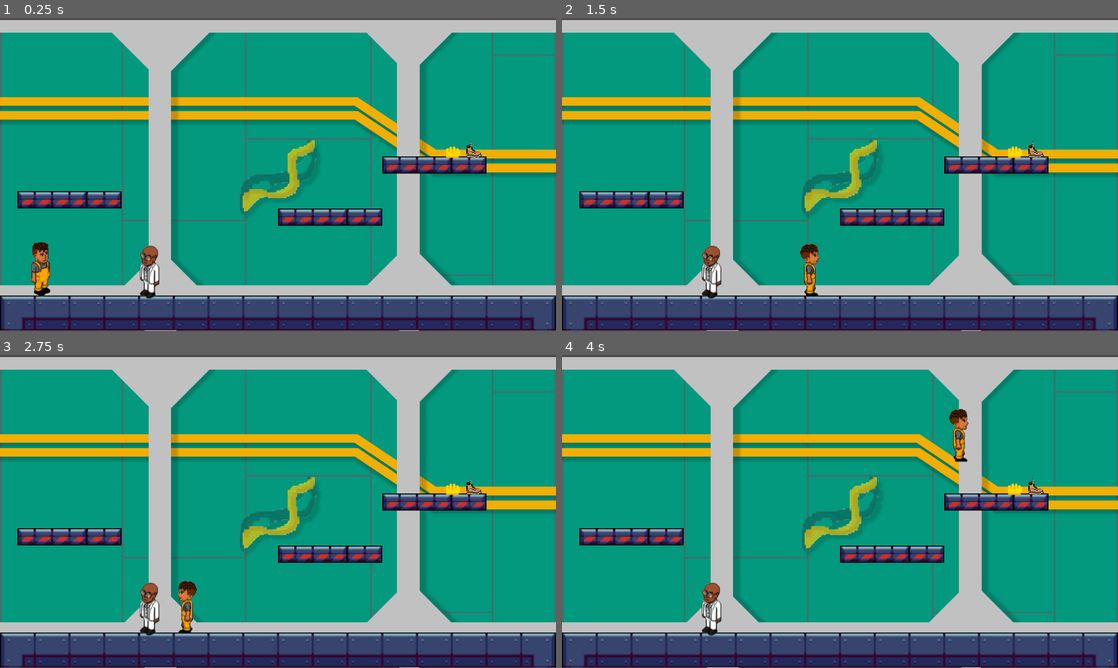
Above: before the commit, frames 1-4 (two rows, left to right).
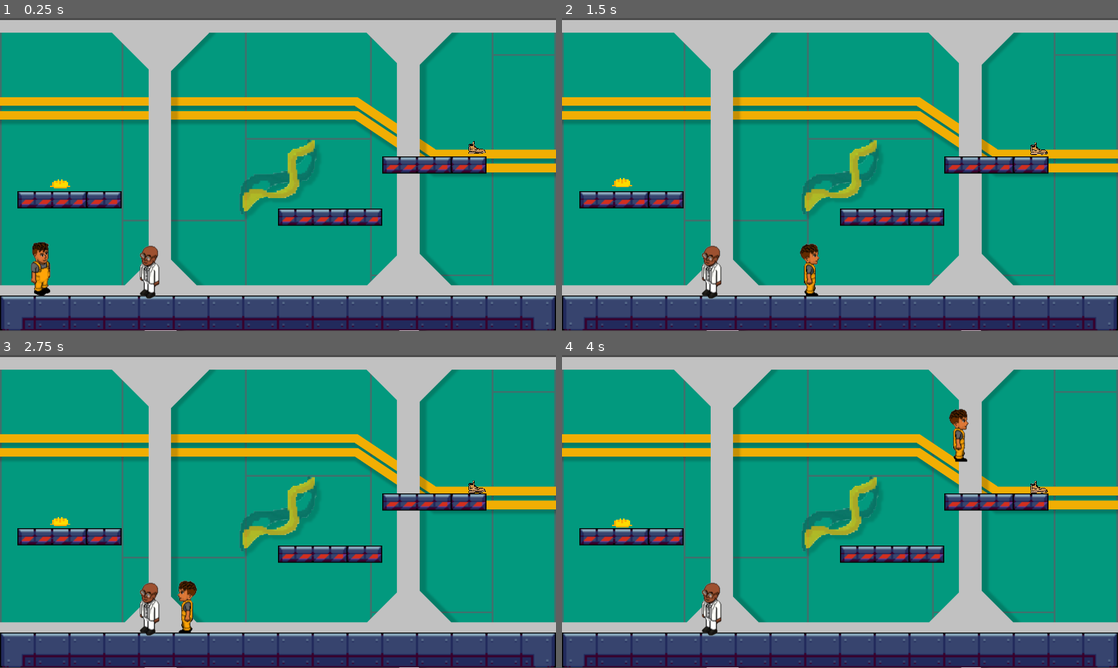
Above: after the commit, the same moments.

Repository: 2023M1T6-Inteli/grupo5
Game: Godot game, scene res://scenes/main.tscn
The game is run twice, just before and just after one commit, with the same random seed, the same clock (stepped at 60 frames per second) and the same inputs.
Inputs:
- Up to frame 1 (0.25 s): no input
- Up to frame 2 (1.5 s): hold D (move_right) from 0.53 s (still down); tap W (jump) at 0.77 s
- Up to frame 3 (2.75 s): tap W (jump) at 1.52 s; release D (move_right) at 2.03 s; hold A (move_left) from 2.03 s (still down)
- Up to frame 4 (4 s): release A (move_left) at 2.78 s; hold D (move_right) from 2.78 s (still down); tap W (jump) at 3.02, 3.77 s

The runs differ from the first frame. In frame 1, 0.2% of the frame differs, in the area x 9-88%, y 39-55%; in frame 2, 0.2%; in frame 3, 0.2%; in frame 4, 0.2%.

Commit message:
feat: EPIs animation, Collect EPIs

Diff:
--- a/src/scenes/cap_epi.tscn
+++ b/src/scenes/cap_epi.tscn
@@ -1,30 +1,56 @@
-[gd_scene load_steps=5 format=2]
+[gd_scene load_steps=6 format=2]
 
 [ext_resource path="res://assets/epi/capacete_de_proteção_epi.png" type="Texture" id=1]
 [ext_resource path="res://scripts/cap_epi.gd" type="Script" id=2]
 
-[sub_resource type="SpriteFrames" id=1]
-animations = [ {
-"frames": [ ExtResource( 1 ) ],
-"loop": true,
-"name": "Idle",
-"speed": 5.0
-} ]
-
 [sub_resource type="RectangleShape2D" id=2]
 extents = Vector2( 22.5, 15 )
 
+[sub_resource type="Animation" id=3]
+length = 0.001
+tracks/0/type = "value"
+tracks/0/path = NodePath("Sprite:position")
+tracks/0/interp = 1
+tracks/0/loop_wrap = true
+tracks/0/imported = false
+tracks/0/enabled = true
+tracks/0/keys = {
+"times": PoolRealArray( 0 ),
+"transitions": PoolRealArray( 1 ),
+"update": 0,
+"values": [ Vector2( -1, -1 ) ]
+}
+
+[sub_resource type="Animation" id=4]
+resource_name = "idle"
+loop = true
+tracks/0/type = "value"
+tracks/0/path = NodePath("Sprite:position")
+tracks/0/interp = 1
+tracks/0/loop_wrap = true
+tracks/0/imported = false
+tracks/0/enabled = true
+tracks/0/keys = {
+"times": PoolRealArray( 0, 0.2, 0.3, 0.4, 0.6, 0.8 ),
+"transitions": PoolRealArray( 1, 1, 1, 1, 1, 1 ),
+"update": 0,
+"values": [ Vector2( -1, -1 ), Vector2( -1, -3 ), Vector2( -1, -5 ), Vector2( -1, -7 ), Vector2( -1, -4 ), Vector2( -1, -2 ) ]
+}
+
 [node name="Cap_Epi" type="Area2D"]
 script = ExtResource( 2 )
-
-[node name="AnimatedSprite" type="AnimatedSprite" parent="."]
-position = Vector2( -2.5625, -0.9375 )
-scale = Vector2( 0.114605, 0.103805 )
-frames = SubResource( 1 )
-animation = "Idle"
 
 [node name="CollisionShape2D" type="CollisionShape2D" parent="."]
 position = Vector2( -2.5, -2 )
 shape = SubResource( 2 )
 
+[node name="Animation" type="AnimationPlayer" parent="."]
+anims/RESET = SubResource( 3 )
+anims/idle = SubResource( 4 )
+
+[node name="Sprite" type="Sprite" parent="."]
+position = Vector2( -1, -1 )
+scale = Vector2( 0.0790021, 0.0568401 )
+texture = ExtResource( 1 )
+
 [connection signal="body_entered" from="." to="." method="on_body_entered"]
--- a/src/scenes/epi.tscn
+++ b/src/scenes/epi.tscn
@@ -1,30 +1,57 @@
-[gd_scene load_steps=5 format=2]
+[gd_scene load_steps=6 format=2]
 
 [ext_resource path="res://scripts/epi.gd" type="Script" id=1]
 [ext_resource path="res://assets/epi/bota_epi.png" type="Texture" id=2]
 
-[sub_resource type="SpriteFrames" id=1]
-animations = [ {
-"frames": [ ExtResource( 2 ) ],
-"loop": true,
-"name": "Idle",
-"speed": 10.0
-} ]
-
 [sub_resource type="RectangleShape2D" id=2]
 extents = Vector2( 23, 18.5 )
 
+[sub_resource type="Animation" id=3]
+length = 0.001
+tracks/0/type = "value"
+tracks/0/path = NodePath("Sprite:position")
+tracks/0/interp = 1
+tracks/0/loop_wrap = true
+tracks/0/imported = false
+tracks/0/enabled = true
+tracks/0/keys = {
+"times": PoolRealArray( 0 ),
+"transitions": PoolRealArray( 1 ),
+"update": 0,
+"values": [ Vector2( -3, 0 ) ]
+}
+
+[sub_resource type="Animation" id=4]
+resource_name = "idle"
+loop = true
+tracks/0/type = "value"
+tracks/0/path = NodePath("Sprite:position")
+tracks/0/interp = 1
+tracks/0/loop_wrap = true
+tracks/0/imported = false
+tracks/0/enabled = true
+tracks/0/keys = {
+"times": PoolRealArray( 0, 0.1, 0.2, 0.3, 0.4, 0.8 ),
+"transitions": PoolRealArray( 1, 1, 1, 1, 1, 1 ),
+"update": 0,
+"values": [ Vector2( -3, 0 ), Vector2( -3, -2 ), Vector2( -3, -4 ), Vector2( -3, -3.5 ), Vector2( -3, -3 ), Vector2( -3, 0 ) ]
+}
+
 [node name="Epi" type="Area2D"]
+position = Vector2( 4, 2 )
 script = ExtResource( 1 )
 
-[node name="AnimatedSprite" type="AnimatedSprite" parent="."]
-position = Vector2( -40.875, -44 )
-scale = Vector2( 0.110111, 0.131429 )
-frames = SubResource( 1 )
-animation = "Idle"
-
 [node name="CollisionShape2D" type="CollisionShape2D" parent="."]
-position = Vector2( -43, -44.5 )
+position = Vector2( -3, 0 )
 shape = SubResource( 2 )
 
+[node name="Animation" type="AnimationPlayer" parent="."]
+anims/RESET = SubResource( 3 )
+anims/idle = SubResource( 4 )
+
+[node name="Sprite" type="Sprite" parent="."]
+position = Vector2( -3, 0 )
+scale = Vector2( 0.0831025, 0.0685714 )
+texture = ExtResource( 2 )
+
 [connection signal="body_entered" from="." to="." method="on_body_entered"]
--- a/src/scenes/main.tscn
+++ b/src/scenes/main.tscn
@@ -1716,7 +1716,9 @@
 position = Vector2( -541, 211 )
 
 [node name="Epi" parent="." instance=ExtResource( 16 )]
-position = Vector2( 492, -11 )
+position = Vector2( 463, -55 )
+scale = Vector2( 1.5, 1.5 )
 
 [node name="Cap_Epi" parent="." instance=ExtResource( 17 )]
-position = Vector2( 404, -48 )
+position = Vector2( -500, 29 )
+scale = Vector2( 1.5, 1.5 )
--- a/src/scenes/npc_quimic.tscn
+++ b/src/scenes/npc_quimic.tscn
@@ -25,4 +25,3 @@
 
 [connection signal="body_entered" from="." to="." method="_on_npc_quimico_body_entered"]
 [connection signal="body_exited" from="." to="." method="_on_npc_quimico_body_exited"]
-[connection signal="ready" from="." to="." method="_on_npc_quimico_ready"]
--- a/src/scripts/cap_epi.gd
+++ b/src/scripts/cap_epi.gd
@@ -1,7 +1,13 @@
 extends Area2D
 
-# Está função verifica se o corpo do personagem está entrando em contato com o capacete. # Gabriel de Macedo
+#Essa função inicia a flutuação do objeto
+func _ready():
+	$Animation.play('idle')
+
+# Está função verifica se o corpo do personagem está entrando em contato com o capacete
 func on_body_entered(body):
 	if body.is_in_group("Player_cap_epi"):
 		body.cap_epi = true
-		queue_free()
+		position.x = -600
+		position.y = -245
+		$Animation.play('RESET')
--- a/src/scripts/epi.gd
+++ b/src/scripts/epi.gd
@@ -1,7 +1,13 @@
 extends Area2D
 
-# Está função verifica se o personagem está entrando em contato com a bota. # Gabriel de Macedo
+#Essa função inicia a flutuação do objeto
+func _ready():
+	$Animation.play('idle')
+
+# Está função verifica se o personagem está entrando em contato com a bota
 func on_body_entered(body):
 	if body.is_in_group("Player"):
 		body.epi = true
-		queue_free()
+		position.x = -600
+		position.y = -200
+		$Animation.play('RESET')
--- a/src/scripts/npc_quimic.gd
+++ b/src/scripts/npc_quimic.gd
@@ -1,7 +1,7 @@
 extends Area2D
 
-func _on_npc_quimico_body_entered(body): # essa função detecta a entrada do player
+func _on_npc_quimico_body_entered(_body): # essa função detecta a entrada do player
 	$Stroke.visible = true
 
-func _on_npc_quimico_body_exited(body):
+func _on_npc_quimico_body_exited(_body):
 	$Stroke.visible = false
